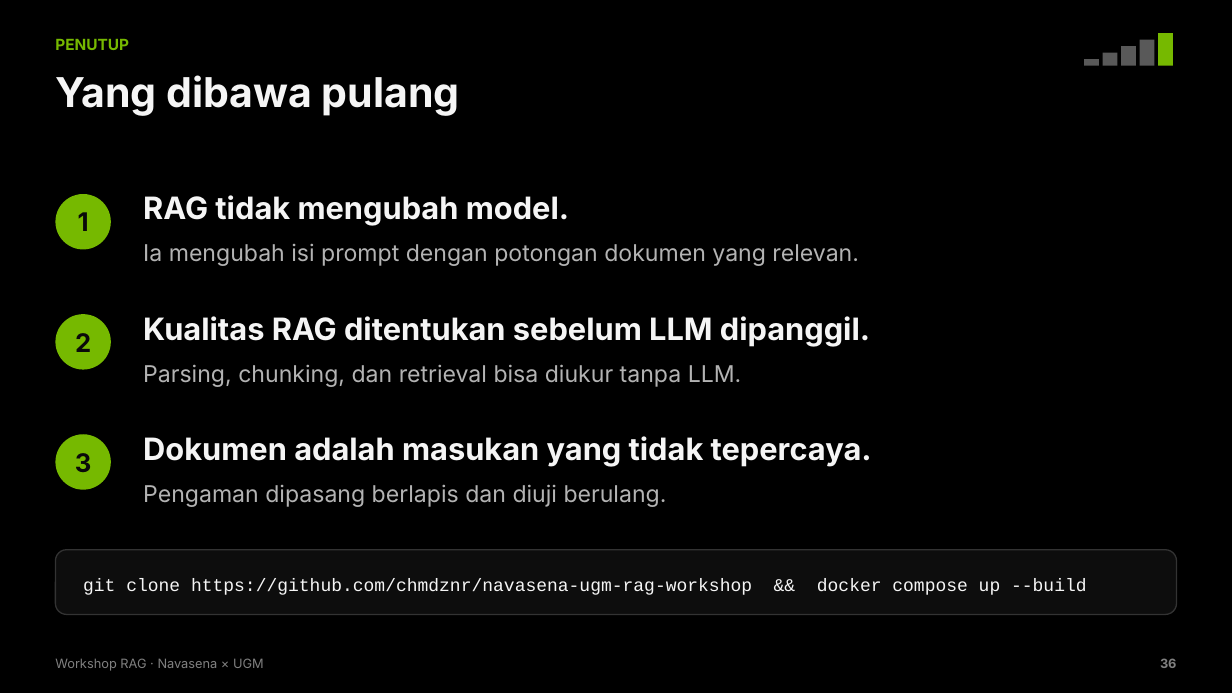
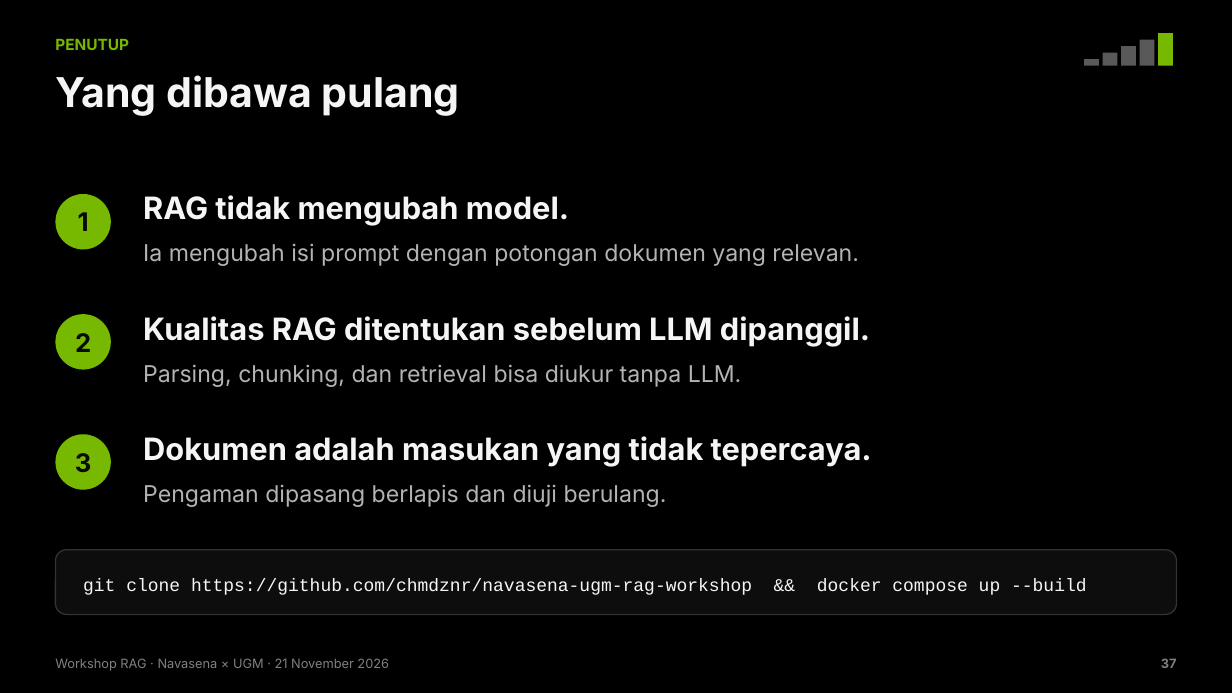
Before and after one commit to chmdznr/navasena-ugm-rag-workshop, a slide deck: slide 37 of slides/dist/Navasena_UGM_Workshop_RAG.pptx (slide 36 before the commit). Drawn at 1232x693 pixels with LibreOffice and Linux fonts; fonts in the diff are those of the drawing. Boxes give left, top, right and bottom in pixels: in the first picture for what was removed or moved away, otherwise in the second. Text is boxed around its words. In the diff, an @@ line names an element or a change of style, - is before the commit and + after.

```diff
--- a/slides/dist/Navasena_UGM_Workshop_RAG.pptx
+++ b/slides/dist/Navasena_UGM_Workshop_RAG.pptx
@@ text at [55, 658, 389, 671]: text changed @@
-Workshop RAG · Navasena × UGM
+Workshop RAG · Navasena × UGM · 21 November 2026
@@ text at [1161, 658, 1177, 668]: text changed @@
-36
+37
```
Also in this commit, not shown: 33 other slides changed, 3 slides added, 2 slides removed, 33 other files.
